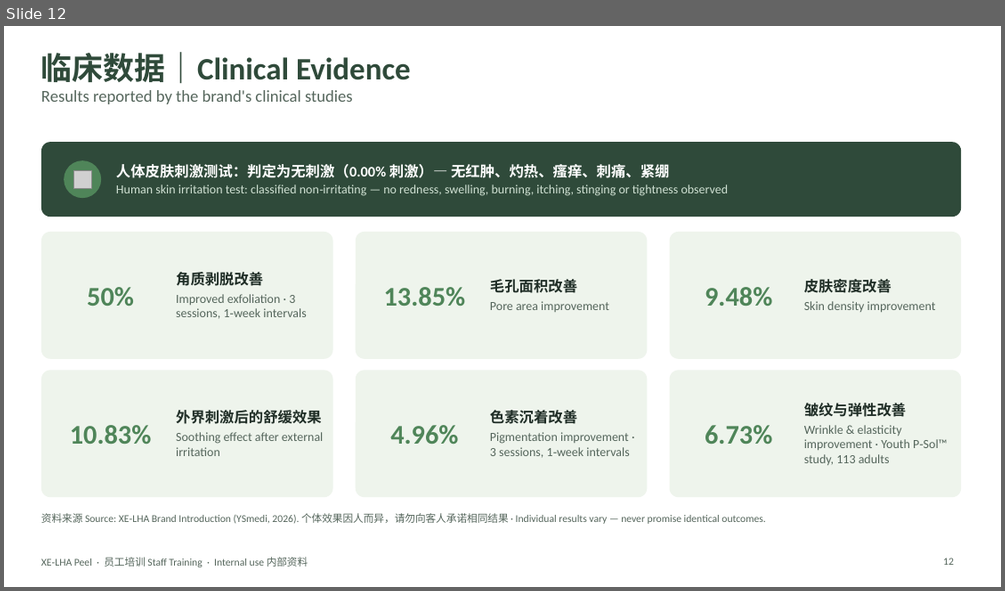
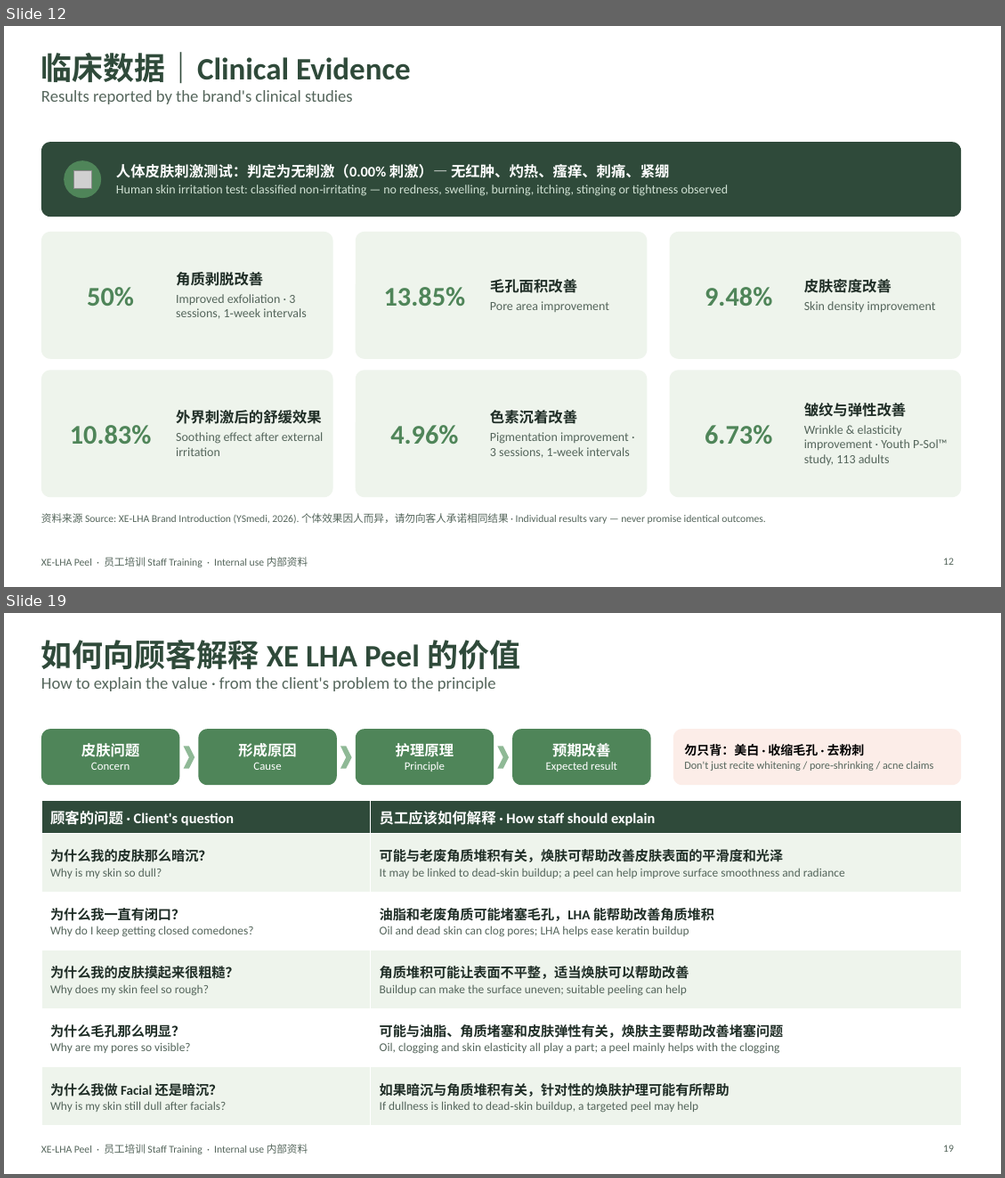
Before and after one commit to wanxinlee/cautious-computing-machine, a slide deck: XE-LHA-Peel-Staff-Training.pptx. Shown one above the other, each under a label of ours: slide 12 before the commit, slides 12 and 19 after it; the slides between them are not shown. The pictures are 1005x591 and 1005x1178 pixels, drawn with LibreOffice and Linux fonts; fonts in the diff are those of the drawing; grey boxes stand for pictures. Boxes give left, top, right and bottom in pixels: in the first picture for what was removed or moved away, otherwise in the second. Text is boxed around its words. In the diff, an @@ line names an element or a change of style, - is before the commit and + after.

```diff
--- a/XE-LHA-Peel-Staff-Training.pptx
+++ b/XE-LHA-Peel-Staff-Training.pptx
@@ slide 19 added at box(4, 613, 1001, 1174), background #FFFFFF; not listed: 1 template element that a slide beside it also shows @@
@@ title added at box(41, 640, 520, 691), 16 pt, text #55665C @@
+如何向顾客解释 XE LHA Peel 的价值
+How to explain the value · from the client's problem to the principle
@@ rounded rectangle added at box(41, 729, 179, 785), fill #4F8559, 11 pt, text #FFFFFF @@
+皮肤问题
+Concern
@@ rounded rectangle added at box(198, 729, 337, 785), fill #4F8559, 11 pt, text #FFFFFF @@
+形成原因
+Cause
@@ rounded rectangle added at box(356, 729, 494, 785), fill #4F8559, 11 pt, text #FFFFFF @@
+护理原理
+Principle
@@ rounded rectangle added at box(512, 729, 651, 785), fill #4F8559, 11 pt, text #FFFFFF @@
+预期改善
+Expected result
@@ rounded rectangle added at box(673, 729, 961, 785), fill #FCEDE8 @@
@@ text added at box(684, 742, 933, 771), 10.5 pt, text #55665C @@
+勿只背：美白 · 收缩毛孔 · 去粉刺
+Don't just recite whitening / pore‑shrinking / acne claims
@@ chevron added at box(184, 747, 194, 769), fill #8FB996 @@
@@ chevron added at box(340, 747, 352, 769), fill #8FB996 @@
@@ chevron added at box(498, 747, 509, 769), fill #8FB996 @@
@@ table added at box(41, 800, 961, 1116), 6 rows, 2 columns @@
+顾客的问题 · Client's question | 员工应该如何解释 · How staff should explain
+为什么我的皮肤那么暗沉？ / Why is my skin so dull? | 可能与老废角质堆积有关，焕肤可帮助改善皮肤表面的平滑度和光泽 / It may be linked to dead‑skin buildup; a peel can help improve surface smoothness and radiance
+为什么我一直有闭口？ / Why do I keep getting closed comedones? | 油脂和老废角质可能堵塞毛孔，LHA 能帮助改善角质堆积 / Oil and dead skin can clog pores; LHA helps ease keratin buildup
+为什么我的皮肤摸起来很粗糙？ / Why does my skin feel so rough? | 角质堆积可能让表面不平整，适当焕肤可以帮助改善 / Buildup can make the surface uneven; suitable peeling can help
+为什么毛孔那么明显？ / Why are my pores so visible? | 可能与油脂、角质堵塞和皮肤弹性有关，焕肤主要帮助改善堵塞问题 / Oil, clogging and skin elasticity all play a part; a peel mainly helps with the clogging
+为什么我做 Facial 还是暗沉？ / Why is my skin still dull after facials? | 如果暗沉与角质堆积有关，针对性的焕肤护理可能有所帮助 / If dullness is linked to dead‑skin buildup, a targeted peel may help
@@ page number added at box(943, 1144, 954, 1151), 10 pt, text #55665C @@
+19
```
Also in this commit, not shown: 3 slides changed, 17 other slides added, 2 slides removed.
